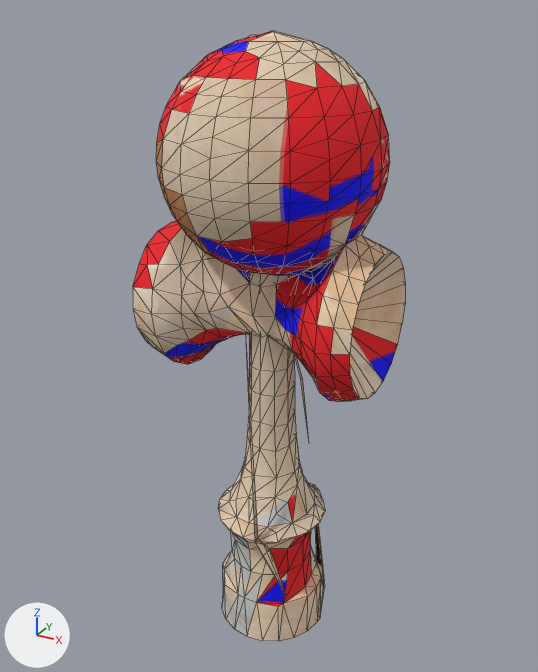
Renders of the glTF model public/models/lowpix/world/kendama.glb from each side of a commit.
Both versions are drawn from a 50 mm camera at (0.0941, -0.1722, 0.1848) aimed at (-0.002, 0.0026, 0.0974). Lighting does not change. The marker at lower left points along +X, +Y and +Z. The older version comes first. Mesh edges are drawn as thin lines. Where no turn or scale is listed for an object, it has been applied to the vertices. Vertices at exactly the same position are counted once.

The scene before the commit, as lines of its bpy script (objects in view):
```python
me_mesh = bpy.data.meshes.new('mesh')
me_mesh.from_pydata(...)  # 723 vertices, 1500 faces; spans x -0.033..0.033, y -0.03..0.03, z -0.09..0.09
me_mesh.materials.append(mat_pixel_card)  # picture img_atlas
ob_mesh = bpy.data.objects.new('mesh', me_mesh)
ob_mesh.location = (0.0, 0.0, 0.09)
```
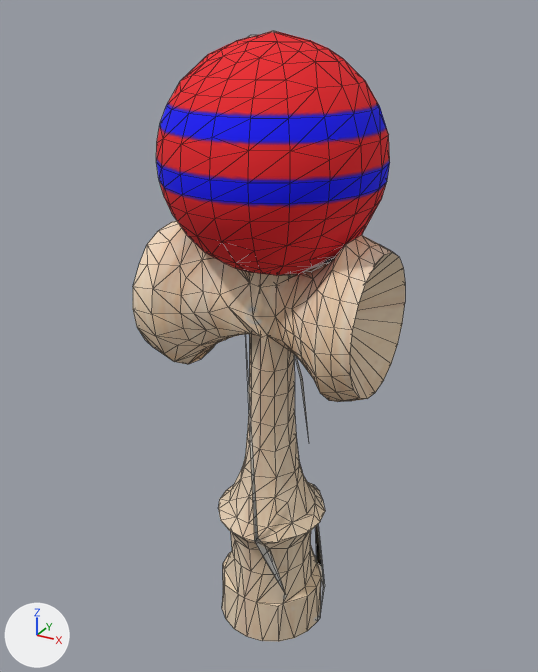
Pixel boxes [x1, y1, x2, y2] of what changed, in the pictures (538 x 672 px):
part 1 of me_mesh, surface changed
    both: [133, 30, 405, 641]

Diff of the bpy script that builds the scene:
```diff
--- a/public/models/lowpix/world/kendama.glb.py
+++ b/public/models/lowpix/world/kendama.glb.py
@@ me_mesh @@
 me_mesh.from_pydata(...)  # 723 vertices, 1500 faces; spans x -0.033..0.033, y -0.03..0.03, z -0.09..0.09
 # used by ob_mesh; location = (0.0, 0.0, 0.09)
+# me_mesh part 1: 1486 kept faces spanning x -0.033..0.033, y -0.03..0.03, z -0.09..0.09 get new texture (UV) coordinates
 me_mesh.materials.append(mat_pixel_card)
```
